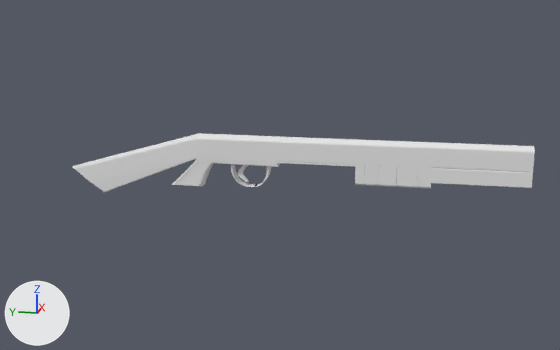
The OBJ model projects/Undertaker game/res/models/shotgun.obj: old version first, new version second.
One viewpoint serves both versions: a camera (50 mm lens) standing at (-8.28, -0.17, 2.84) and looking at (0.06, 1.5, 0.75). Arrows for +X, +Y and +Z are at lower left; the lights stay in place. Where no turn or scale is listed for an object, it has been applied to the vertices. Vertices at the same position are counted once.

Objects in the first picture: 'Cube.001_Cube.002'.
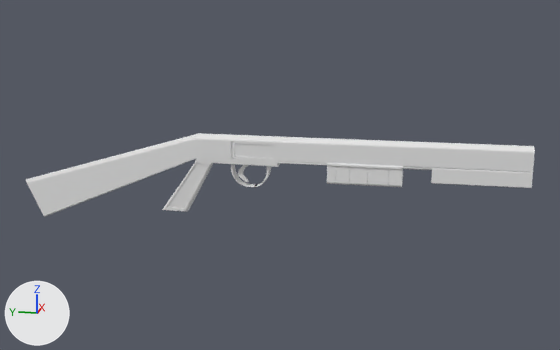
Edits to the bpy script that builds the scene:
```text
Change me_cube_001_cube_002:
    used by ob_cube_001_cube_002; location = (0.0, 0.0, 0.0)
    remove me_cube_001_cube_002.from_pydata(...)  # 948 vertices, 938 faces; spans x -0.1..0.1, y -1.2..3.98, z 0.46..1.2
    add me_cube_001_cube_002.from_pydata(...)  # 766 vertices, 752 faces, 3 loose edges; spans x -0.1..0.1, y -1.2..4.6, z 0.11..1.2
    me_cube_001_cube_002 part 1: 4 vertices moved within x -0.09..0.09, y -0.18, z 0.78; 196 vertices removed from x -0.1..0.1, y -0.18..0.64, z 0.71..0.95
    me_cube_001_cube_002 part 2: 33 vertices moved from x -0.1..0.1, y 2.28..3.98, z 0.46..0.9 to x -0.1..0.1, y 2.29..4.6, z 0.11..0.89; 40 vertices removed from x -0.1..0.1, y 2.02..3.98, z 0.47..0.95; 54 vertices added at x -0.1..0.1, y 1.53..4.6, z 0.12..1.16
Add me_cube_001:
    me_cube_001.from_pydata(...)  # 332 vertices, 317 faces; spans x -0.108..0.112, y 0.133..0.944, z 0.705..0.958
    me_cube_001.materials.append(mat_none)  # white #e7e7e7
Add ob_cube_001:
    ob_cube_001 = bpy.data.objects.new('Cube.001', me_cube_001)
    ob_cube_001.location = (0.0, 0.0, 0.0)
```

Location of each change, (x1, y1, x2, y2) in pixels of the pictures (560 x 350 px; the box of a moved part takes in the faces that stretch with it):
'Cube.001_Cube.002', reshaped (10% wider, 42% taller): before (72, 133, 535, 192); after (26, 133, 535, 217)
'Cube.001', added: after (327, 163, 403, 187)
part 1 of me_cube_001_cube_002, cut back: before (355, 164, 527, 189); after (435, 183, 527, 188)
part 2 of me_cube_001_cube_002, moved or reshaped: before (72, 133, 232, 192); after (26, 133, 277, 217)
